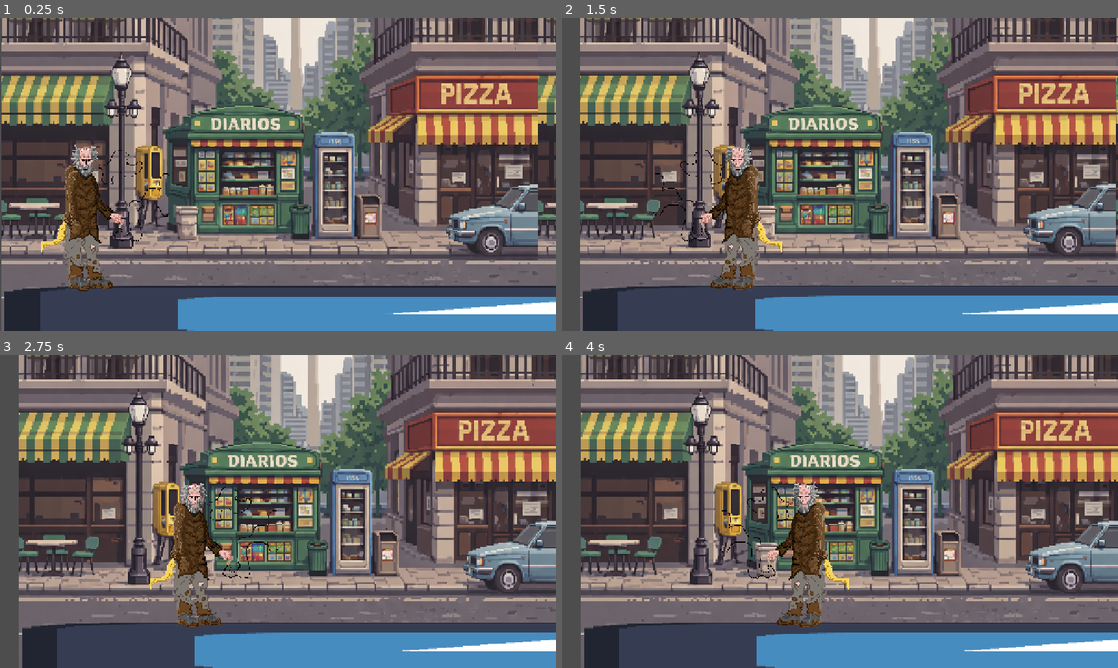
Above: before the commit, frames 1-4 (two rows, left to right).
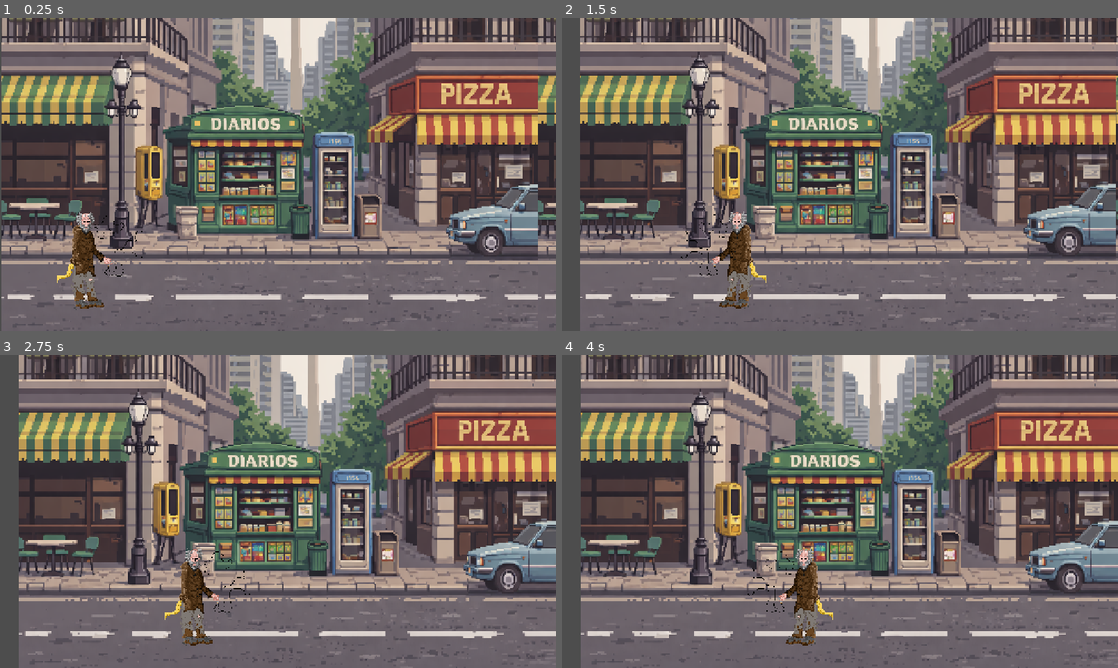
Above: after the commit, the same moments.

Repository: FrancisCuarto/GGJ_PJCT_Godot_Repository
Game: Godot game, scene res://main.tscn
The game is run twice, just before and just after one commit, with the same random seed, the same clock (stepped at 60 frames per second) and the same inputs. The engine's default icon, where the game draws it, is replaced by a stand-in: a white triangle on a blue panel in a dark square.
Inputs (mouse positions are in pixels of both pictures, inside the frame that each line leads up to):
- Up to frame 1 (0.25 s): no input
- Up to frame 2 (1.5 s): move the mouse to (962, 158) at 0.52 s; hold D (right) 0.53-1.28 s; tap E (interactuar) at 0.6, 1.35 s; move the mouse to (728, 190) at 1.27 s; hold Left (left) from 1.28 s (still down)
- Up to frame 3 (2.75 s): move the mouse to (333, 442) at 2.02 s; release Left (left) at 2.03 s; hold D (right) from 2.03 s (still down); tap E (interactuar) at 2.1 s
- Up to frame 4 (4 s): move the mouse to (812, 574) at 2.77 s; tap E (interactuar) at 2.85, 3.6 s; move the mouse to (1006, 558) at 3.52 s; release D (right) at 3.53 s; hold Left (left) from 3.53 s (still down)

The runs differ from the first frame. In frame 1, 17% of the frame differs, in the area x 0-100%, y 40-100%; in frame 2, 17%; in frame 3, 17%; in frame 4, 17%.

Commit message:
Sistema de CarTypes y base del primer minijuego
Implementación del sistema CarType y base de minijuegos

- Se implementa el sistema de CarTypes usando Resources para definir datos de los autos
  (velocidad, paciencia, dinero, visual, tareas y probabilidad de spawn).
- Refactor del flujo de spawn para asignar dinámicamente CarTypes a los autos.
- Auto.gd ahora lee su configuración desde CarType, separando datos de comportamiento.
- SpawnPoint centraliza la elección del tipo de auto según probabilidad.
- QueueManager mantiene la gestión de slots sin depender de tipos ni gameplay.
- Se documenta el sistema completo de CarTypes y spawning para el equipo.
- Inicio del desarrollo del primer minijuego: limpieza de parabrisas.
  - Creación de la estructura base del minijuego.
  - Definición del flujo de progreso y lógica inicial de limpieza con mouse.

Diff:
--- a/proyecto-ggj/assets/cars/auto.gd
+++ b/proyecto-ggj/assets/cars/auto.gd
@@ -4,6 +4,7 @@
 @export var speed_normal := 400
 @export var speed_lenta := 250
 @export var paciencia := 10.0
+@export var car_type: CarType
 @onready var label_tarea = $LabelTarea
 @onready var patience_bar = $PatienceBar
 @onready var label_interactuar = $LabelInteractuar
@@ -62,8 +63,16 @@
 func asignar_tarea_random():
 	if label_tarea == null:
 		return
-	tarea = Tarea.values().pick_random()
+	if car_type.tareas_posibles.is_empty():
+		tarea = Tarea.NADA
+		return
+
+#Toma la tarea del resource car_type
+	tarea = car_type.tareas_posibles.pick_random()
+
 	label_tarea.text = Tarea.keys()[tarea]
+
+
 	#CAMBIA EL COLOR DEL TEXTO SEGUN LA TAREA
 	match tarea:
 		Tarea.LIMPIAR:
@@ -135,6 +144,35 @@
 
 
 func _ready():
+	if car_type == null:
+		push_error("Auto sin CarType asignado")
+		return
+
+	# stats desde el resource
+	speed_normal = car_type.speed_normal
+	speed_lenta = car_type.speed_lenta
+	paciencia = car_type.paciencia_max
+
+	# visual
+	$Sprite2D.texture = car_type.sprite
+	$Sprite2D.flip_h = true
+	scale = Vector2(1.0, 1.0)
+
+
+	# UI
+	patience_bar.max_value = paciencia
+	patience_bar.value = paciencia
+	patience_bar.visible = false
+	label_interactuar.visible = false
+	label_tarea.visible = false
+
+	current_speed = speed_normal
+	target_position = global_position
+
+
+
+
+
 	target_position = global_position
 	current_speed = speed_normal
 	patience_bar.max_value = paciencia
--- a/proyecto-ggj/assets/cars/auto.tscn
+++ b/proyecto-ggj/assets/cars/auto.tscn
@@ -1,7 +1,7 @@
 [gd_scene load_steps=7 format=3 uid="uid://llr8clerxhyn"]
 
-[ext_resource type="Texture2D" uid="uid://plgrh4ok1qmm" path="res://assets/cars textures/test_car_texture.png" id="1_o38vp"]
 [ext_resource type="Script" uid="uid://buhndf7viivg6" path="res://assets/cars/auto.gd" id="1_po63d"]
+[ext_resource type="Texture2D" uid="uid://l60nlkuxvhrl" path="res://assets/cars textures/Fiat_UNO_Grande_Azul.png" id="2_po63d"]
 
 [sub_resource type="LabelSettings" id="LabelSettings_po63d"]
 outline_size = 10
@@ -11,7 +11,7 @@
 size = Vector2(1193.7058, 160.5824)
 
 [sub_resource type="RectangleShape2D" id="RectangleShape2D_po63d"]
-size = Vector2(229, 276)
+size = Vector2(138, 163)
 
 [sub_resource type="LabelSettings" id="LabelSettings_ko1h0"]
 outline_size = 4
@@ -24,16 +24,17 @@
 script = ExtResource("1_po63d")
 
 [node name="LabelTarea" type="Label" parent="."]
-offset_left = -219.99998
-offset_top = -294.0
-offset_right = -169.99998
-offset_bottom = -271.0
-scale = Vector2(6.279999, 3.32)
+offset_left = -34.0
+offset_top = -128.0
+offset_right = 16.0
+offset_bottom = -105.0
+scale = Vector2(1.6179938, 1.4228282)
 text = "TEXTO"
 label_settings = SubResource("LabelSettings_po63d")
 
 [node name="Sprite2D" type="Sprite2D" parent="."]
-texture = ExtResource("1_o38vp")
+texture = ExtResource("2_po63d")
+flip_h = true
 
 [node name="CollisionShape2D" type="CollisionShape2D" parent="."]
 position = Vector2(4.007082, 11.000002)
@@ -43,26 +44,26 @@
 [node name="interaction_area" type="Area2D" parent="."]
 
 [node name="CollisionShape2D" type="CollisionShape2D" parent="interaction_area"]
-position = Vector2(-32.5, -47)
+position = Vector2(8, -4)
 shape = SubResource("RectangleShape2D_po63d")
 debug_color = Color(3.6098064e-07, 0.49991494, 0.2643189, 0.41960785)
 
 [node name="PatienceBar" type="ProgressBar" parent="."]
-offset_left = -227.99998
-offset_top = -386.0
-offset_right = -163.99998
-offset_bottom = -359.0
-scale = Vector2(5, 3)
+offset_left = -60.0
+offset_top = -156.0
+offset_right = 4.0
+offset_bottom = -129.0
+scale = Vector2(2, 0.893)
 max_value = 15.0
 value = 15.0
 show_percentage = false
 
 [node name="LabelInteractuar" type="Label" parent="."]
-offset_left = 112.0
-offset_top = -162.0
-offset_right = 193.0
-offset_bottom = -139.0
-scale = Vector2(5.319997, 3.3999999)
+offset_left = 95.99999
+offset_top = -70.0
+offset_right = 177.0
+offset_bottom = -47.0
+scale = Vector2(1.1599964, 0.9199996)
 text = "Presioná E"
 label_settings = SubResource("LabelSettings_ko1h0")
 horizontal_alignment = 1
--- /dev/null
+++ b/proyecto-ggj/limpieza_minigame.gd
@@ -0,0 +1,35 @@
+extends Control
+
+
+signal terminado(exito: bool)
+
+@export var porcentaje_necesario := 0.8
+
+var progreso := 0.0
+var manchas: Array[Node] = []
+
+func _ready():
+	manchas = $ManchaLayer.get_children()
+
+
+func _on_mouse_entered():
+	modulate.a -= 0.1
+
+
+func actualizar_progreso():
+	var limpias := 0
+	for mancha in manchas:
+		if mancha.modulate.a <= 0:
+			limpias += 1
+
+	progreso = float(limpias) / manchas.size()
+	$Progreso.value = progreso * 100
+
+	if progreso >= porcentaje_necesario:
+		terminar(true)
+
+
+
+func terminar(exito: bool):
+	emit_signal("terminado", exito)
+	queue_free()
--- a/proyecto-ggj/main.tscn
+++ b/proyecto-ggj/main.tscn
@@ -1,6 +1,5 @@
-[gd_scene load_steps=13 format=3 uid="uid://cmb4mywi2q15d"]
+[gd_scene load_steps=16 format=3 uid="uid://cmb4mywi2q15d"]
 
-[ext_resource type="Texture2D" uid="uid://c805vcl6ha41o" path="res://icon.svg" id="1_0xm2m"]
 [ext_resource type="Script" uid="uid://b184pciuuwnv2" path="res://main.gd" id="1_h2yge"]
 [ext_resource type="PackedScene" uid="uid://cyju4a84tud8p" path="res://player.tscn" id="2_h2yge"]
 [ext_resource type="Texture2D" uid="uid://t21wfioxd66t" path="res://backgrounds/new_test_background.png" id="2_kek77"]
@@ -8,8 +7,12 @@
 [ext_resource type="Script" uid="uid://de2iki58n2p6e" path="res://lado_derecho.gd" id="5_7mycd"]
 [ext_resource type="Script" uid="uid://im8fxoj1u3bv" path="res://camara_1.gd" id="6_4c57u"]
 [ext_resource type="PackedScene" uid="uid://llr8clerxhyn" path="res://assets/cars/auto.tscn" id="7_272bh"]
+[ext_resource type="Script" uid="uid://b182i385vct23" path="res://resources/cars/car_type.gd" id="9_dg77c"]
 [ext_resource type="Script" uid="uid://1el8yswkxm25" path="res://spawn_point.gd" id="9_kek77"]
-[ext_resource type="Script" uid="uid://dt22tr88ohcd7" path="res://queue_manager.gd" id="11_ycdy4"]
+[ext_resource type="Resource" uid="uid://byrt46ir2ddl2" path="res://resources/cars/auto_comun.tres" id="10_ycdy4"]
+[ext_resource type="Resource" uid="uid://d6vvqiyricho" path="res://resources/cars/auto_grande.tres" id="11_w48qg"]
+[ext_resource type="Script" path="res://queue_manager.gd" id="11_ycdy4"]
+[ext_resource type="Resource" uid="uid://n1n3j56inkr2" path="res://resources/cars/auto_mediano.tres" id="12_w48qg"]
 
 [sub_resource type="RectangleShape2D" id="RectangleShape2D_h2yge"]
 size = Vector2(1205, 494)
@@ -31,11 +34,6 @@
 region_rect = Rect2(0, 0, 4017.4421, 1024)
 
 [node name="test_objects" type="Node2D" parent="."]
-
-[node name="test_floor" type="Sprite2D" parent="test_objects"]
-position = Vector2(1237.75, 709)
-scale = Vector2(19.878906, 1)
-texture = ExtResource("1_0xm2m")
 
 [node name="test_cars" type="Node2D" parent="."]
 
@@ -90,7 +88,8 @@
 script = ExtResource("9_kek77")
 car_scene = ExtResource("7_272bh")
 queue_manager = NodePath("../../../QueueManager")
-player = NodePath("../../../Player")
+Player = NodePath("../../../Player")
+car_types = Array[ExtResource("9_dg77c")]([ExtResource("10_ycdy4"), ExtResource("11_w48qg"), ExtResource("12_w48qg")])
 
 [node name="Timer" type="Timer" parent="car_spawner/spawner"]
 wait_time = 5.0
@@ -100,16 +99,16 @@
 script = ExtResource("11_ycdy4")
 
 [node name="Slot1" type="Marker2D" parent="QueueManager"]
-position = Vector2(1700, 560)
+position = Vector2(2070, 560)
 
 [node name="Slot2" type="Marker2D" parent="QueueManager"]
-position = Vector2(1215, 560)
+position = Vector2(1500, 560)
 
 [node name="Slot3" type="Marker2D" parent="QueueManager"]
-position = Vector2(648, 560)
+position = Vector2(771, 560)
 
 [node name="Player" parent="." groups=["Player"] instance=ExtResource("2_h2yge")]
-position = Vector2(154, 500)
+position = Vector2(154, 594)
 
 [connection signal="body_entered" from="street_sides/lado_izquierdo" to="street_sides/lado_izquierdo" method="_on_body_entered"]
 [connection signal="body_entered" from="street_sides/lado_derecho" to="street_sides/lado_derecho" method="_on_body_entered"]
--- /dev/null
+++ b/proyecto-ggj/minigames/limpieza/limpieza_minigame.tscn
@@ -0,0 +1,37 @@
+[gd_scene load_steps=2 format=3 uid="uid://gt1iu1hmyjdo"]
+
+[ext_resource type="Script" uid="uid://ckewnjcxl3lw3" path="res://limpieza_minigame.gd" id="1_imkcr"]
+
+[node name="LimpiezaMinigame" type="Control"]
+layout_mode = 3
+anchors_preset = 15
+anchor_right = 1.0
+anchor_bottom = 1.0
+grow_horizontal = 2
+grow_vertical = 2
+script = ExtResource("1_imkcr")
+
+[node name="Fondo" type="TextureRect" parent="."]
+layout_mode = 0
+offset_right = 40.0
+offset_bottom = 40.0
+
+[node name="Parabrisas" type="TextureRect" parent="."]
+layout_mode = 0
+offset_right = 40.0
+offset_bottom = 40.0
+
+[node name="ManchaLayer" type="Control" parent="."]
+anchors_preset = 0
+offset_right = 40.0
+offset_bottom = 40.0
+
+[node name="Progreso" type="ProgressBar" parent="."]
+layout_mode = 0
+offset_right = 4.0
+offset_bottom = 27.0
+
+[node name="AreaMouse" type="Control" parent="."]
+anchors_preset = 0
+offset_right = 40.0
+offset_bottom = 40.0
--- a/proyecto-ggj/player.tscn
+++ b/proyecto-ggj/player.tscn
@@ -8,7 +8,6 @@
 height = 210.0
 
 [node name="Player" type="CharacterBody2D"]
-scale = Vector2(1.5, 1.5)
 script = ExtResource("1_onrkg")
 speed = 300
 metadata/_edit_group_ = true
--- /dev/null
+++ b/proyecto-ggj/resources/cars/auto_comun.tres
@@ -0,0 +1,11 @@
+[gd_resource type="Resource" script_class="CarType" load_steps=3 format=3 uid="uid://byrt46ir2ddl2"]
+
+[ext_resource type="Script" uid="uid://b182i385vct23" path="res://resources/cars/car_type.gd" id="1_0150o"]
+[ext_resource type="Texture2D" uid="uid://l60nlkuxvhrl" path="res://assets/cars textures/Fiat_UNO_Grande_Azul.png" id="2_3m3xf"]
+
+[resource]
+script = ExtResource("1_0150o")
+nombre = "Auto_comun"
+sprite = ExtResource("2_3m3xf")
+tareas_posibles = Array[int]([1, 2])
+metadata/_custom_type_script = "uid://b182i385vct23"
--- /dev/null
+++ b/proyecto-ggj/resources/cars/auto_grande.tres
@@ -0,0 +1,12 @@
+[gd_resource type="Resource" script_class="CarType" load_steps=3 format=3 uid="uid://d6vvqiyricho"]
+
+[ext_resource type="Script" uid="uid://b182i385vct23" path="res://resources/cars/car_type.gd" id="1_7yu8o"]
+[ext_resource type="Texture2D" uid="uid://doh1p2fdbqv7p" path="res://assets/cars textures/Fiat_UNO_Grande_Amarillo.png" id="2_lbher"]
+
+[resource]
+script = ExtResource("1_7yu8o")
+nombre = "Auto Grande"
+speed_normal = 500.0
+speed_lenta = 350.0
+sprite = ExtResource("2_lbher")
+metadata/_custom_type_script = "uid://b182i385vct23"
--- /dev/null
+++ b/proyecto-ggj/resources/cars/auto_mediano.tres
@@ -0,0 +1,11 @@
+[gd_resource type="Resource" script_class="CarType" load_steps=3 format=3 uid="uid://n1n3j56inkr2"]
+
+[ext_resource type="Script" uid="uid://b182i385vct23" path="res://resources/cars/car_type.gd" id="1_liwv0"]
+[ext_resource type="Texture2D" uid="uid://djwy6idsk2slk" path="res://assets/cars textures/Fiat_UNO_Grande_Rojo.png" id="2_4xpqm"]
+
+[resource]
+script = ExtResource("1_liwv0")
+speed_normal = 600.0
+speed_lenta = 500.0
+sprite = ExtResource("2_4xpqm")
+metadata/_custom_type_script = "uid://b182i385vct23"
--- /dev/null
+++ b/proyecto-ggj/resources/cars/car_type.gd
@@ -0,0 +1,23 @@
+extends Resource
+
+class_name CarType
+
+@export var nombre := "Auto Genérico"
+
+# Movimiento
+@export var speed_normal := 400.0
+@export var speed_lenta := 250.0
+
+# Gameplay
+@export var paciencia_max := 10.0
+@export var dinero_min := 50
+@export var dinero_max := 150
+
+# Visual
+@export var sprite: Texture2D
+
+# Tareas posibles (usa el enum Tarea del auto)
+@export var tareas_posibles: Array[int] = []
+
+# Spawn
+@export_range(0.0, 1.0) var probabilidad_spawn := 1.0
--- a/proyecto-ggj/spawn_point.gd
+++ b/proyecto-ggj/spawn_point.gd
@@ -2,7 +2,8 @@
 
 @export var car_scene: PackedScene
 @export var queue_manager: NodePath
-@export var player: NodePath
+@export var Player: NodePath
+@export var car_types: Array[CarType]
 
 
 
@@ -11,25 +12,57 @@
 	if car_scene == null:
 		push_warning("No hay escena de auto asignada")
 		return
+
 	var qm = get_node(queue_manager)
-
-	# 🔑 ACÁ está la pregunta que vos preguntaste
-	if qm.autos_activos.size() >= qm.max_autos:
+	if qm == null:
 		return
 
-	var car_scene_instance = car_scene.instantiate()
-	get_parent().add_child(car_scene_instance)
-	car_scene_instance.asignar_tarea_random()
-	car_scene_instance.queue_manager = qm
+	if not qm.hay_espacio():
+		return
+
+	var car = car_scene.instantiate()
+
+	# 🔑 ACÁ ENTRA EL RESOURCE
+	car.car_type = elegir_car_type()
+
+	get_parent().add_child(car)
+
+	# referencias
+	car.queue_manager = qm
+	car.player = get_node(Player) # ajustá path si hace falta
+
+	# registro y slot
+	qm.registrar_auto(car)
+	qm.asignar_slot(car)
+
+	# AHORA sí, con car_type ya asignado
+	car.asignar_tarea_random()
 
 
-	qm.registrar_auto(car_scene_instance)
-	qm.asignar_slot(car_scene_instance)
-
-	car_scene_instance.player = get_node("Player") # ajustá el path si hace falta
 # Called when the node enters the scene tree for the first time.
 func _ready() -> void:
 	pass # Replace with function body.
+
+
+
+
+func elegir_car_type() -> CarType:
+	var total := 0.0
+	for c in car_types:
+		total += c.probabilidad_spawn
+
+	var r := randf() * total
+	var acc := 0.0
+
+	for c in car_types:
+		acc += c.probabilidad_spawn
+		if r <= acc:
+			return c
+
+	return car_types[0]
+
+
+
 
 
 # Called every frame. 'delta' is the elapsed time since the previous frame.
Binary file added: proyecto-ggj/assets/cars textures/Fiat_UNO_Grande_Amarillo.png
Not shown, added: proyecto-ggj/assets/cars textures/Fiat_UNO_Grande_Amarillo.png.import
Binary file added: proyecto-ggj/assets/cars textures/Fiat_UNO_Grande_Azul.png
Not shown, added: proyecto-ggj/assets/cars textures/Fiat_UNO_Grande_Azul.png.import
Binary file added: proyecto-ggj/assets/cars textures/Fiat_UNO_Grande_Gris.png
Not shown, added: proyecto-ggj/assets/cars textures/Fiat_UNO_Grande_Gris.png.import
Binary file added: proyecto-ggj/assets/cars textures/Fiat_UNO_Grande_Rojo.png
Not shown, added: proyecto-ggj/assets/cars textures/Fiat_UNO_Grande_Rojo.png.import
Not shown, added: proyecto-ggj/limpieza_minigame.gd.uid
Not shown, added: proyecto-ggj/resources/cars/car_type.gd.uid
